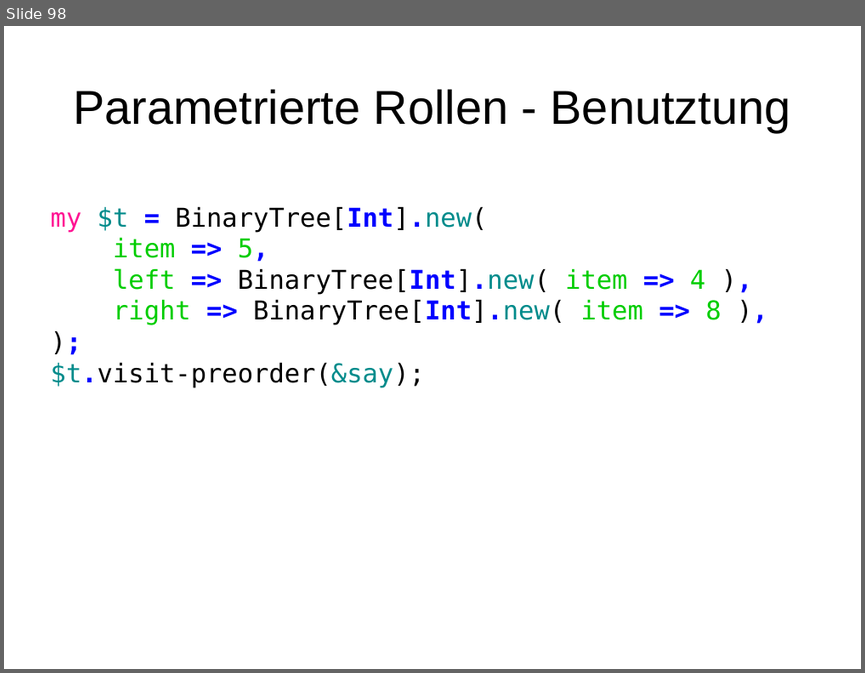
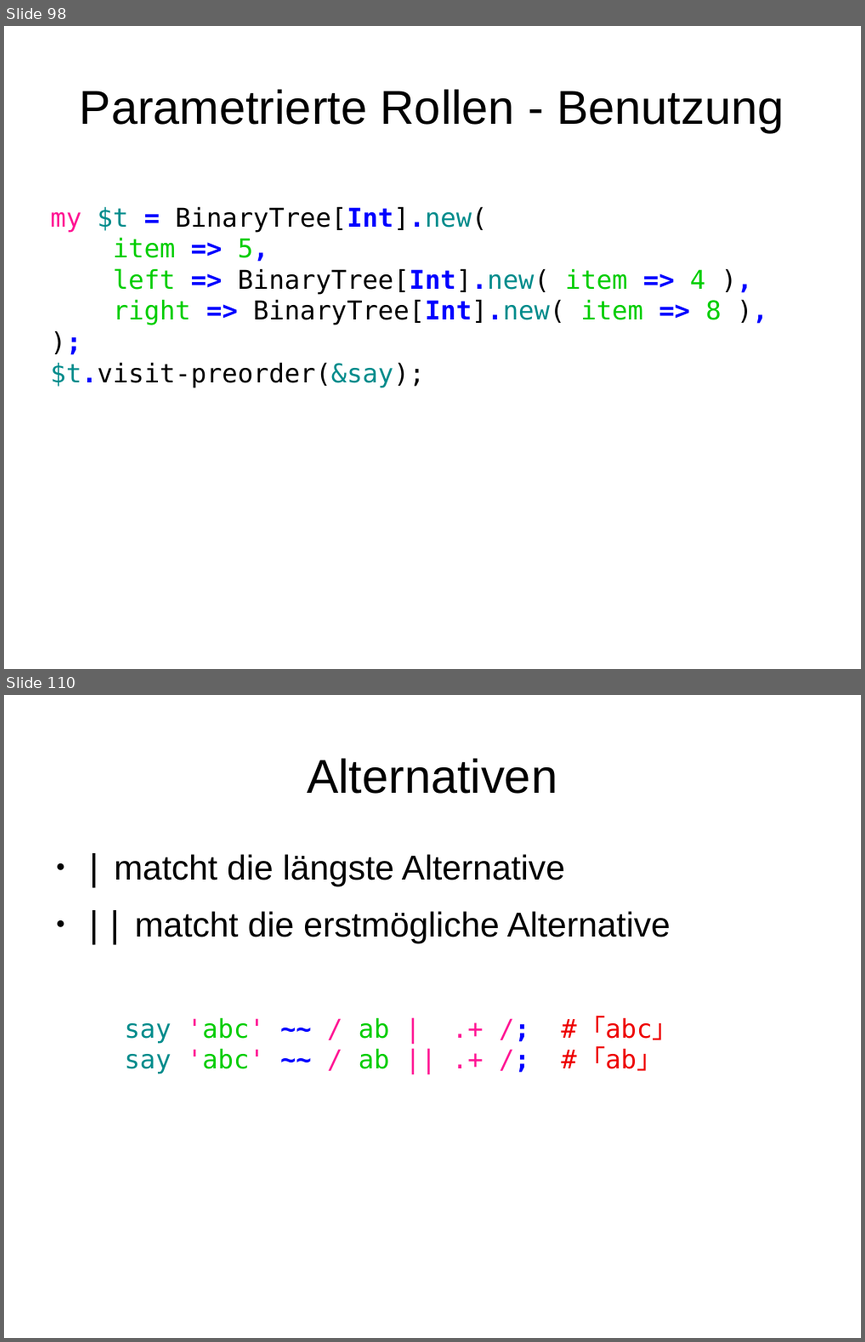
Before and after one commit to moritz/perl6-training-de, a slide deck: schulung.odp. Shown one above the other, each under a label of ours: slide 98 before the commit, slides 98 and 110 after it; the slides between them are not shown. The pictures are 865x673 and 865x1342 pixels, drawn with LibreOffice and Linux fonts; fonts in the diff are those of the drawing. Boxes give left, top, right and bottom in pixels: in the first picture for what was removed or moved away, otherwise in the second. Text is boxed around its words. In the diff, an @@ line names an element or a change of style, - is before the commit and + after.

```diff
--- a/schulung.odp
+++ b/schulung.odp
@@ slide 110 added at bbox=[4, 695, 861, 1338], background #FFFFFF @@
@@ title added at bbox=[307, 758, 557, 794], 44 pt, text #000000 @@
+Alternativen
@@ text added at bbox=[114, 854, 670, 943], 32 pt, text #000000 @@
+● | matcht die längste Alternative
+● || matcht die erstmögliche Alternative
@@ text added at bbox=[125, 1015, 665, 1073], 24 pt, text #FF1493 @@
+say 'abc' ~~ / ab | .+ /; # ｢abc｣
+say 'abc' ~~ / ab || .+ /; # ｢ab｣
@@ slide 98 changed as well @@
@@ title at bbox=[80, 89, 784, 132]: text changed @@
-Parametrierte Rollen - Benutztung
+Parametrierte Rollen - Benutzung
```
Also in this commit, not shown: 36 other slides added, 10 other files.
